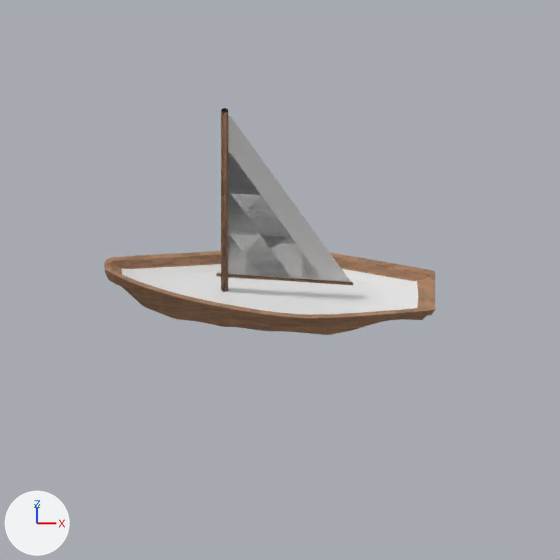
The Blender file blend/ships.blend: old version first, new version second.
Camera for both pictures: the file's camera 'Camera'. Arrows for +X, +Y and +Z are at lower left; the lights stay in place.

In view in the first picture: 'sail-00-1-mesh', 'sail-00-2-mesh', 'sail-00-3-mesh', 'sail-00-4-mesh', 'ships.001'.
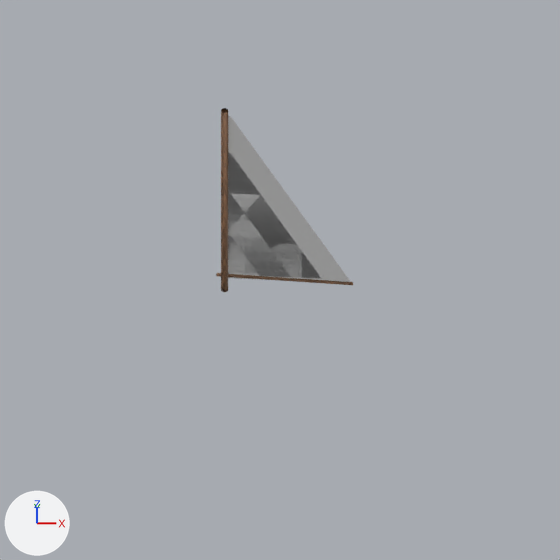
ob_water is not drawn itself; it is used by a modifier of ob_ships, ob_ships_001.

What differs and where, as boxes [x1, y1, x2, y2] in the pictures (560 x 560 px):
'ships.001', hidden
    before: [104, 251, 435, 335]

The change, as a diff of the scene's bpy script:
```diff
--- a/blend/ships.blend.py
+++ b/blend/ships.blend.py
@@ me_landscape @@
 # used by ob_water; location = (0.0, 0.0, -0.131); scale = (5.09, 5.09, 5.09)
-me_landscape.from_pydata(...)  # 20016 vertices, 19736 faces; spans x -1.0..1.0, y -1.0..1.0, z -0.3..0.08
+me_landscape.from_pydata(...)  # 20016 vertices, 19736 faces; spans x -1.0..1.0, y -1.01..0.99, z -0.03..0.34
+# me_landscape part 1: 20016 of 20016 vertices moved; they spanned x -1.0..1.0, y -1.0..1.0, z -0.3..0.08 and now span x -1.0..1.0, y -1.01..0.99, z -0.03..0.34; mean shift (0.0, -0.01, 0.26); largest move (-1.0, 1.0, -0.3) -> (-1.0, 0.91, -0.03)
 me_landscape.materials.append(mat_material_001)
@@ ob_ships_001 @@
 _m = ob_ships_001.modifiers.new('Boolean', 'BOOLEAN')
 _m.solver = 'FLOAT'
+ob_ships_001.hide_set(True)
@@ ob_water @@
 ob_water.location = (0.0, 0.0, -0.131)
+ob_water.rotation_euler = (0.0, 3.142, 0.0)  # degrees (0, 180, 0)
 ob_water.scale = (5.09, 5.09, 5.09)
```
